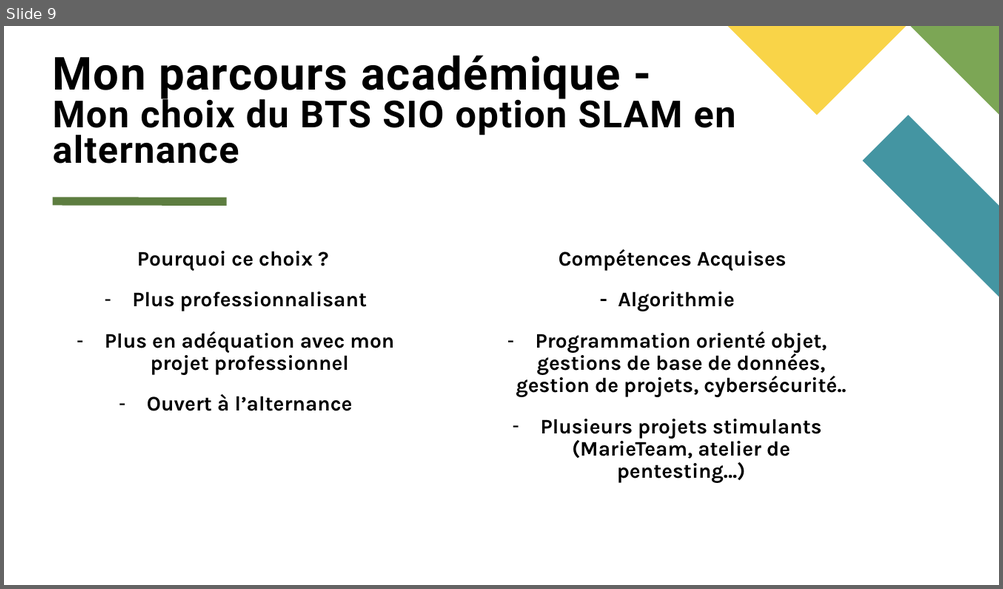
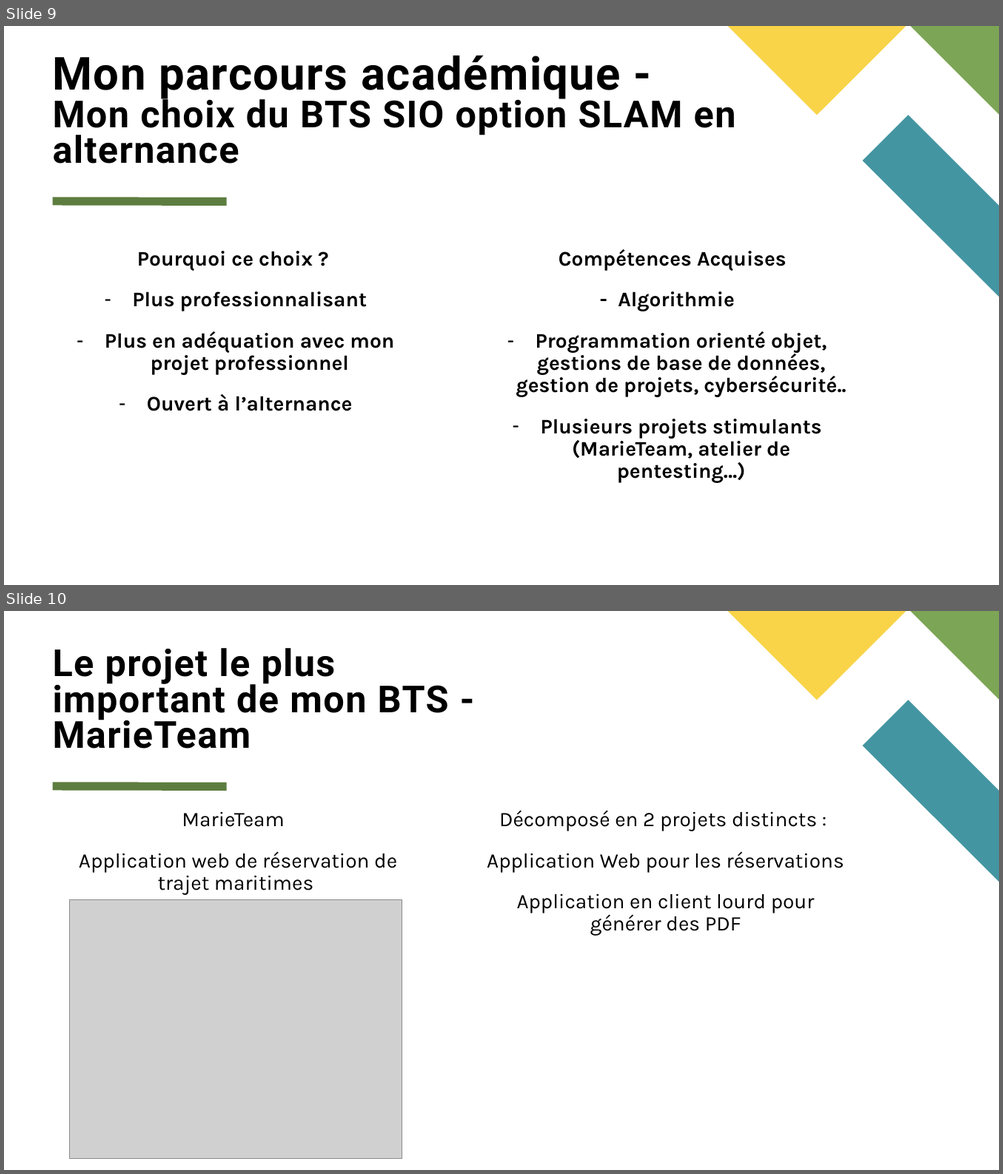
Before and after one commit to Xonodeh/Portfolio, a slide deck: public/documents portfolio/Epreuve E4 – Introduction à mon parcours.pptx. Shown one above the other, each under a label of ours: slide 9 before the commit, slides 9 and 10 after it. The pictures are 1003x589 and 1003x1174 pixels, drawn with LibreOffice and Linux fonts; fonts in the diff are those of the drawing; grey boxes stand for pictures. Boxes give left, top, right and bottom in pixels: in the first picture for what was removed or moved away, otherwise in the second. Text is boxed around its words. In the diff, an @@ line names an element or a change of style, - is before the commit and + after.

```diff
--- a/public/documents portfolio/Epreuve E4 – Introduction à mon parcours.pptx
+++ b/public/documents portfolio/Epreuve E4 – Introduction à mon parcours.pptx
@@ slide 10 added at (x1=4, y1=611, x2=999, y2=1170), background #FFFFFF; not listed: 4 template elements that a slide beside it also shows @@
@@ title added at (x1=53, y1=648, x2=449, y2=749), 36 pt, text #000000, bold @@
+Le projet le plus important de mon BTS - MarieTeam
@@ text added at (x1=486, y1=810, x2=844, y2=936), 20 pt, text #000000 @@
+Décomposé en 2 projets distincts :
+Application Web pour les réservations
+Application en client lourd pour générer des PDF
@@ text added at (x1=79, y1=812, x2=397, y2=895), 20 pt, text #000000 @@
+MarieTeam
+Application web de réservation de trajet maritimes
@@ picture added at (x1=69, y1=900, x2=401, y2=1159) @@
```
Also in this commit, not shown: 1 slide changed, 3 other slides added, 1 other file.
